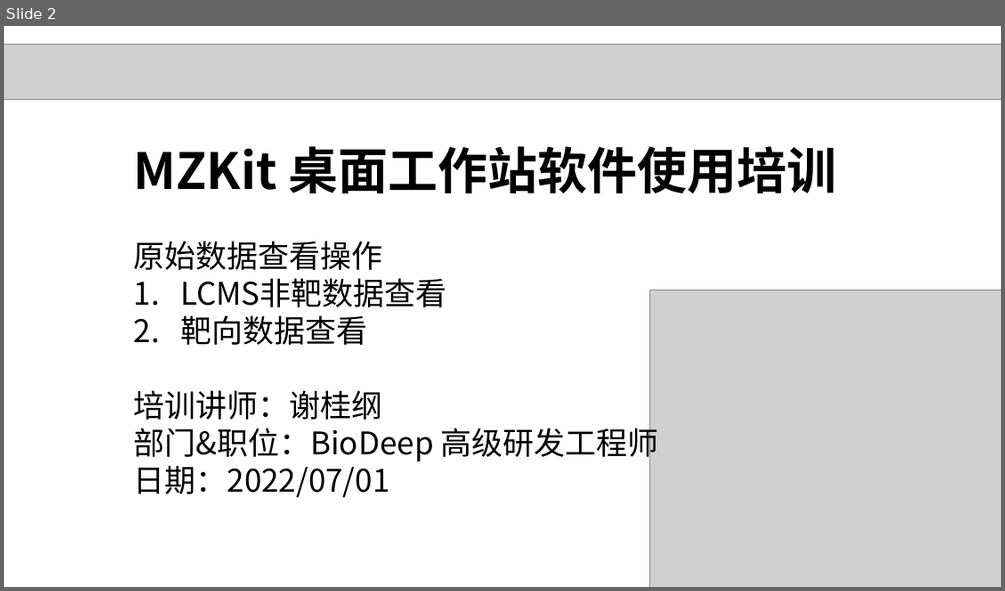
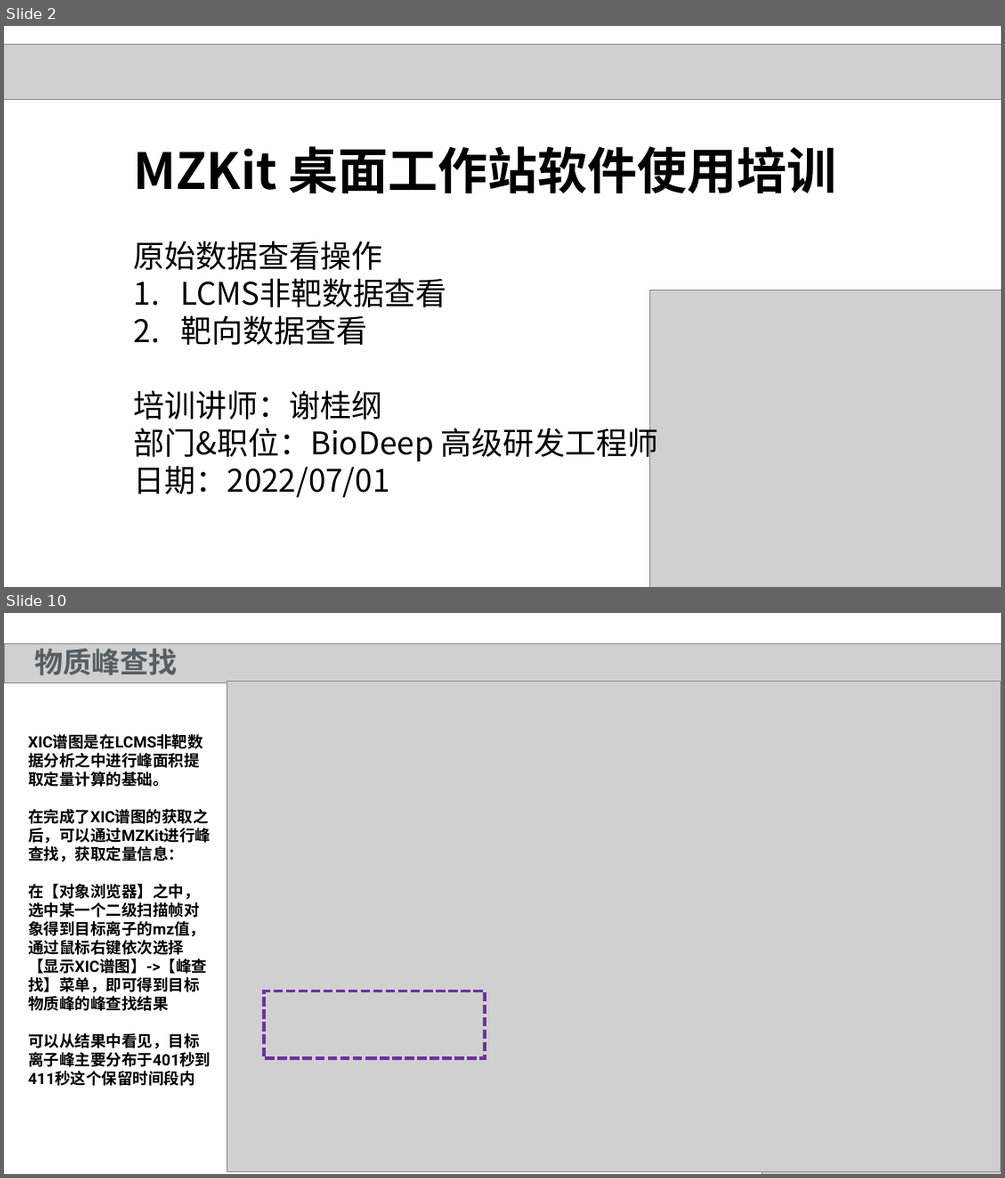
Before and after one commit to xieguigang/mzkit_win32, a slide deck: extdata/man-zh.pptx. Shown one above the other, each under a label of ours: slide 2 before the commit, slides 2 and 10 after it; the slides between them are not shown. The pictures are 1005x591 and 1005x1178 pixels, drawn with LibreOffice and Linux fonts; fonts in the diff are those of the drawing; grey boxes stand for pictures. Boxes give left, top, right and bottom in pixels: in the first picture for what was removed or moved away, otherwise in the second. Text is boxed around its words. In the diff, an @@ line names an element or a change of style, - is before the commit and + after.

```diff
--- a/extdata/man-zh.pptx
+++ b/extdata/man-zh.pptx
@@ slide 10 added at bbox=[4, 613, 1001, 1174], background #FFFFFF @@
@@ picture added at bbox=[4, 644, 1001, 683] @@
@@ text added at bbox=[34, 643, 177, 675], 55 pt, text #555E63, bold @@
+物质峰查找
@@ picture added at bbox=[226, 681, 1000, 1171] @@
@@ text added at bbox=[28, 771, 210, 1067], 30 pt, text #000000, bold @@
+XIC谱图是在LCMS非靶数据分析之中进行峰面积提取定量计算的基础。
+在完成了XIC谱图的获取之后，可以通过MZKit进行峰查找，获取定量信息：
+在【对象浏览器】之中，选中某一个二级扫描帧对象得到目标离子的mz值，通过鼠标右键依次选择【显示XIC谱图】->【峰查找】菜单，即可得到目标物质峰的峰查找结果
+可以从结果中看见，目标离子峰主要分布于401秒到411秒这个保留时间段内
@@ picture added at bbox=[761, 971, 1001, 1174] @@
@@ rectangle added at bbox=[264, 991, 485, 1058], outline #7030A0 6 pt dashed @@
```
Also in this commit, not shown: 4 slides changed, 6 other slides added.
